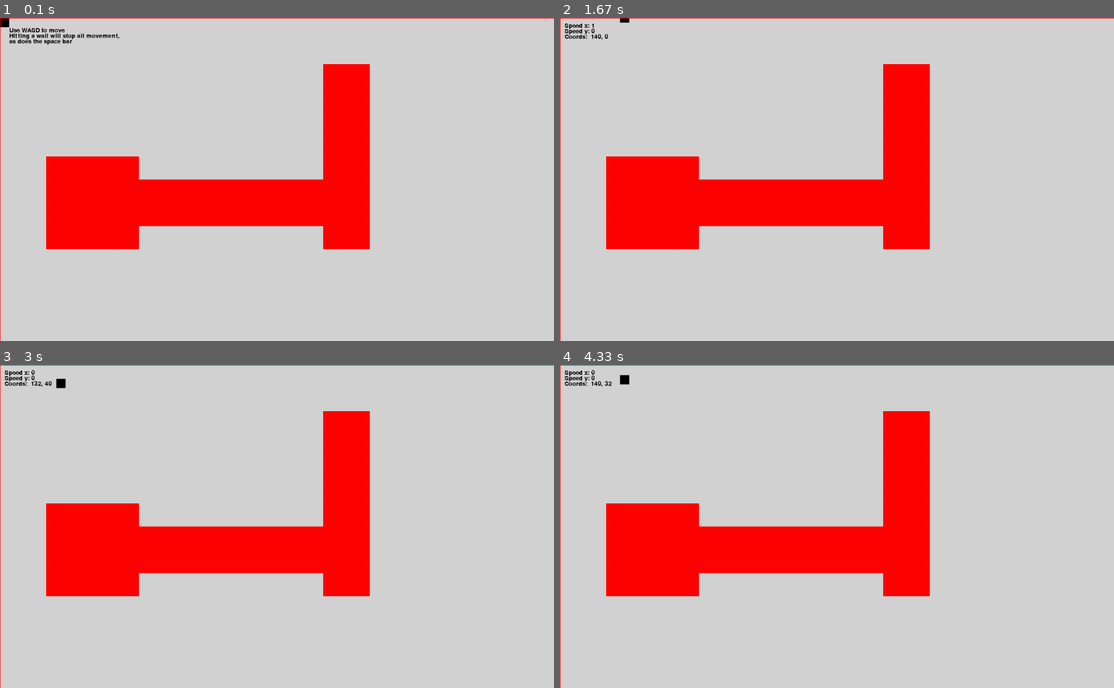
Above: before the commit, frames 1-4 (two rows, left to right).
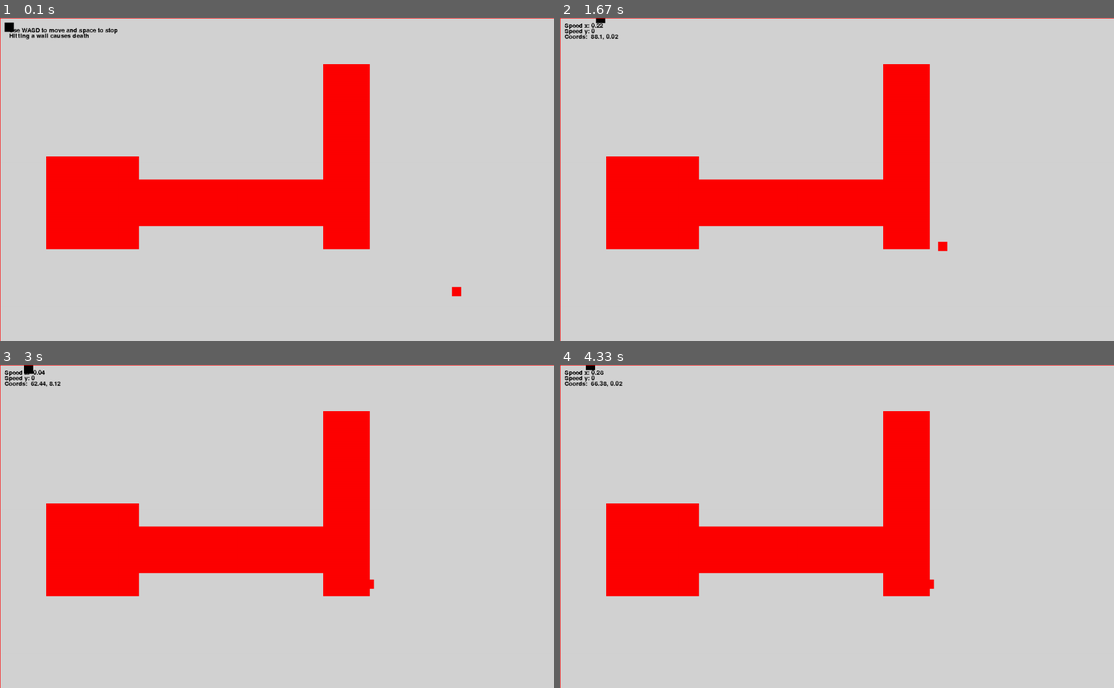
Above: after the commit, the same moments.

Repository: rjremillard/Coding-from-A-Level
Game: pygame game, started from _Pygame/Car_game.py
Same seed, same stepped clock (60 frames per second), same inputs: the game is played once before the commit and once after it.
Inputs:
- Up to frame 1 (0.1 s): no input
- Up to frame 2 (1.67 s): hold D 0.33-0.8 s; hold W 0.83-1.13 s; hold D 1.17-1.63 s
- Up to frame 3 (3 s): hold A 1.67-2.2 s; hold S 2.23-2.53 s; tap Space at 2.57, 2.97 s; hold A from 2.9 s (still down)
- Up to frame 4 (4.33 s): tap Space at 3.27, 3.4, 3.8, 4.1 s; release A at 3.3 s; hold W 3.33-3.7 s; hold D from 3.73 s (still down)

The runs differ from the first frame. In frame 1, 0.4% of the frame differs, in the area x 0-84%, y 0-87%; in frame 2, 0.2%; in frame 3, 0.2%; in frame 4, 0.2%.

Commit message:
Added enemy

Diff:
--- a/_Pygame/Car_game.py
+++ b/_Pygame/Car_game.py
@@ -14,7 +14,7 @@
 import pygame
 import numpy
 
-from typing import Tuple
+from typing import Tuple, List
 
 
 # Constants / variables
@@ -25,59 +25,92 @@
 
 pygame.font.init()
 FONT = pygame.sysfont.SysFont("Comfortaa", 20)
-START_TEXT = "Use WASD to move\nHitting a wall will stop all movement,\nas does the space bar".split("\n")
+START_TEXT = "Use WASD to move and space to stop\nHitting a wall causes death".split("\n")
 
 FPS = 120
 SIZE = (1200, 700)
-GAME_SIZE = (SIZE[0]-20, SIZE[1]-20)
 INF = 10000
+KEY_VALUES = {"w": -.01, "s": .01, "a": -.01, "d": .01}
 
 
 # Boundary class
 class Boundary:
 	def __init__(self, *points: Tuple[int, int], colour: Tuple[int, int, int] = RED):
-		""":param points: 2-dimensional array of coords of 4 vertices"""
+		""":param points: 2-dimensional array of coords of 4 vertices, from TL clockwise"""
+		if len(points) != 4:
+			raise Warning("Boundaries require 4 points to work properly")
+
 		self.pointList = points
-		self.xRange = numpy.arange(points[0][0], points[1][0])
-		self.yRange = numpy.arange(points[0][1], points[2][1])
+		self.xRange = (points[0][0], points[1][0])
+		self.yRange = (points[0][1], points[2][1])
 		self.colour = colour
 
 	def inBound(self, x: float, y: float) -> bool:
-		"""Calculate if certain coordinates are bound by the inequality"""
-		if x in self.xRange and y in self.yRange:
+		"""Calculate if certain coordinates are bound by the rectangle"""
+		if self.xRange[0] < x < self.xRange[1] and self.yRange[0] < y < self.yRange[1]:
 			return True
 		return False
-
-	@staticmethod
-	def toInt(a: Tuple[float, ...]) -> Tuple[int, ...]:
-		return tuple(map(int, a))
 
 
 # Player class
 class Player:
-	def __init__(self, colour: Tuple[int, int, int] = BLACK):
+	def __init__(self, max_speed: int, colour: Tuple[int, int, int] = BLACK):
 		self.speeds = [0, 0]
-		self.coords = [10, 10]
+		self.coords = [20, 20]
+		self.maxSpeed = max_speed
 		self.colour = colour
 
 	def update(self, change_x: int, change_y: int, *boundaries):
-		# Apply changes
-		xTmp = self.coords[0] + self.speeds[0] + change_x
-		yTmp = self.coords[1] + self.speeds[1] + change_y
+		# Sort speeds to be under max
+		self.speeds[0] = round(self.speeds[0] + change_x, 2)
+		if self.speeds[0] > self.maxSpeed:
+			self.speeds[0] = self.maxSpeed
 
-		# Check boundaries
-		# TODO: Avoid passing bounds as coords are TL
-		for bound in boundaries:
-			if bound.inBound(xTmp, yTmp):
+		self.speeds[1] = round(self.speeds[1] + change_y, 2)
+		if self.speeds[1] > self.maxSpeed:
+			self.speeds[1] = self.maxSpeed
+
+		# Apply speeds to coords
+		tmpX = self.coords[0] + self.speeds[0]
+		tmpY = self.coords[1] + self.speeds[1]
+
+		# Check for collisions
+		for boundary in boundaries:
+			if boundary.inBound(tmpX, tmpY):
+				# Collision
 				self.speeds = [0, 0]
 				break
-		else:  # All is good
-			# Sort speeds
-			self.speeds[0] += change_x
-			self.speeds[1] += change_y
+		else:
+			# No collisions
+			self.coords = [round(tmpX, 2), round(tmpY, 2)]
 
-			self.coords[0] = xTmp
-			self.coords[1] = yTmp
+
+class Enemy:
+	def __init__(self, max_speed: int, colour: Tuple[int, int, int] = RED):
+		self.maxSpeed = max_speed
+		self.colour = colour
+		self.coords = [1000, 600]
+
+	def update(self, player_coords: List[int], *boundaries):
+		"""Will move enemy toward player, using a unit vector for the direction"""
+		# TODO: Make avoid boundaries
+		# Calculate vector
+		diffX, diffY = player_coords[0] - self.coords[0], player_coords[1] - self.coords[1]
+		vectorMag = pow(pow(abs(diffX), 2) + pow(abs(diffY), 2), .5)
+		changeX, changeY = (diffX / vectorMag) * self.maxSpeed, (diffY / vectorMag) * self.maxSpeed
+
+		# Apply directions
+		tmpX = self.coords[0] + changeX
+		tmpY = self.coords[1] + changeY
+
+		# Check for collisions
+		for boundary in boundaries:
+			if boundary.inBound(tmpX, tmpY):
+				# Collision
+				break
+		else:
+			# No collisions
+			self.coords = [round(tmpX, 2), round(tmpY, 2)]
 
 
 # Pygame loop
@@ -95,31 +128,45 @@
 	Boundary((700, 100), (800, 100), (800, 500), (700, 500)),
 	Boundary((100, 350), (700, 350), (700, 450), (100, 450))
 ]
-player = Player()
+
+player = Player(5)
+enemy = Enemy(1, RED)
 
 done, keypress = False, False
+keysDown = {"w": False, "s": False, "a": False, "d": False}
 while not done:
+	enemyMove = False
 	changeX, changeY = 0, 0
 	for ev in pygame.event.get():
 		if ev.type == pygame.QUIT:  # Quit
 			done = True
 		elif ev.type == pygame.KEYDOWN:  # Keypress
-			keypress = True
-			if ev.key == pygame.K_w:
-				changeY = -1
-			elif ev.key == pygame.K_s:
-				changeY = 1
-			if ev.key == pygame.K_d:
-				changeX = 1
-			elif ev.key == pygame.K_a:
-				changeX = -1
-			elif ev.key == pygame.K_SPACE:
+			keypress, enemyMove = True, True
+			for key in "wasd":
+				if eval(f"ev.key == pygame.K_{key}"):
+					keysDown[key] = True
+			if ev.key == pygame.K_SPACE:
 				player.speeds = [0, 0]
 
+		elif ev.type == pygame.KEYUP:
+			for key in "wasd":
+				if eval(f"ev.key == pygame.K_{key}"):
+					keysDown[key] = False
+
+	for key in "ws":
+		if keysDown[key]:
+			changeY = KEY_VALUES[key]
+
+	for key in "ad":
+		if keysDown[key]:
+			changeX = KEY_VALUES[key]
+
 	player.update(changeX, changeY, *BOUNDARIES)
+	enemy.update(player.coords, *BOUNDARIES)
 
 	screen.fill(GREY)
-	pygame.draw.rect(screen, BLACK, (player.coords[0]-10, player.coords[1]-10, 20, 20))
+	pygame.draw.rect(screen, player.colour, (player.coords[0]-10, player.coords[1]-10, 20, 20))
+	pygame.draw.rect(screen, enemy.colour, (enemy.coords[0]-10, enemy.coords[1]-10, 20, 20))
 
 	# Displaying text
 	if not keypress:
@@ -139,7 +186,6 @@
 
 	# Draw boundaries
 	for bound in BOUNDARIES:
-		# TODO: Draw nicer
 		pygame.draw.polygon(screen, bound.colour, bound.pointList)
 
 	# Sort screen
